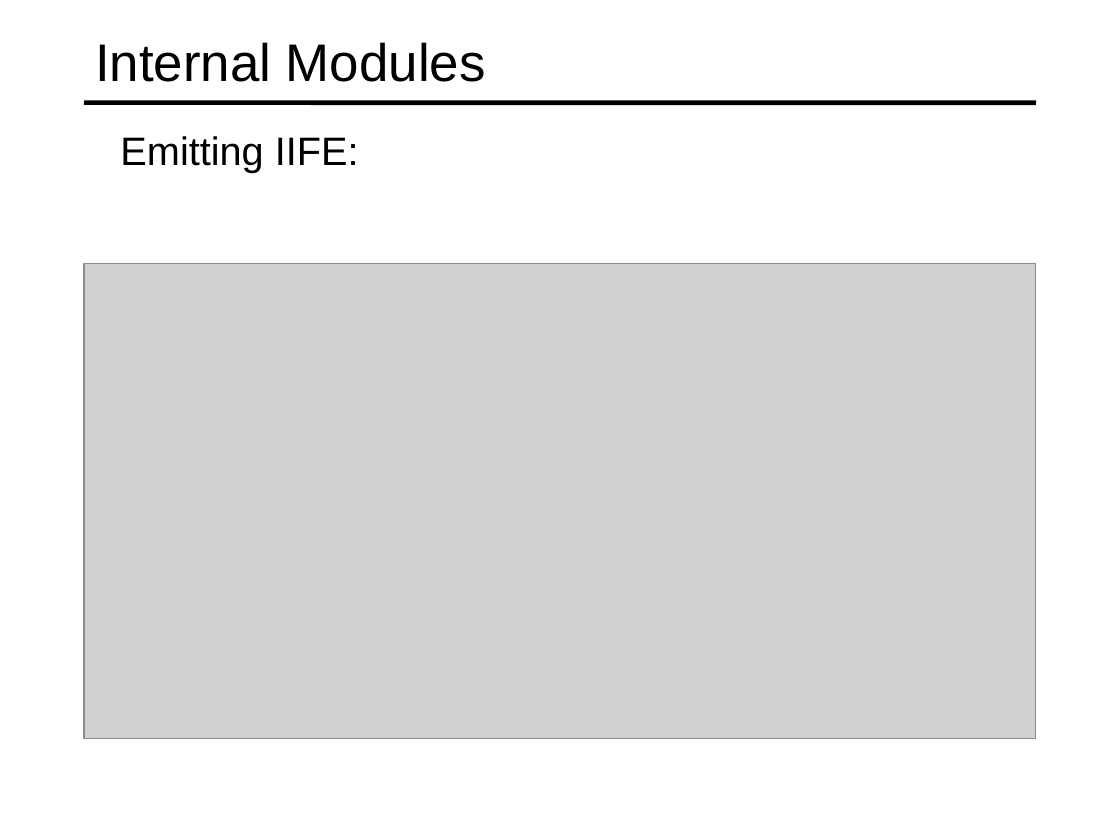
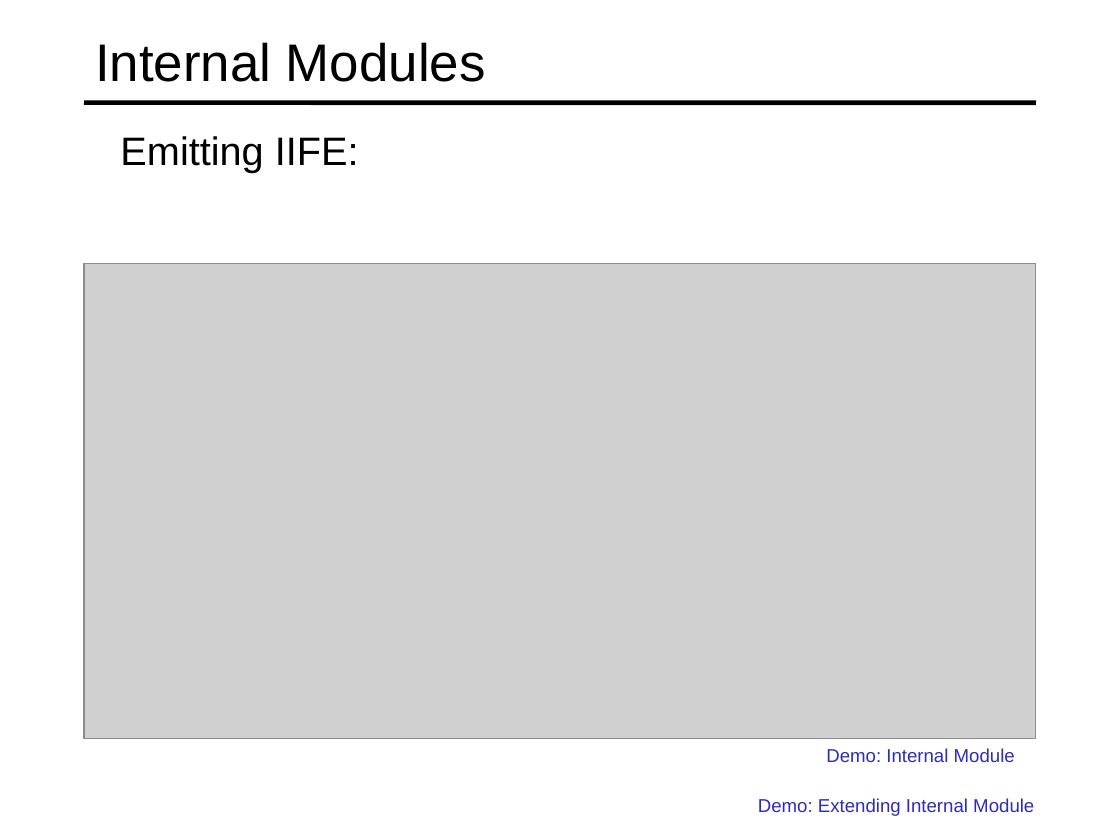
Before and after one commit to specter01wj/Jago_Link_Training, a slide deck: slide 10 of Angular/Angular7/TypeScript Fundamentals/4.Modules/L4_Modules.ppt. Drawn at 1120x840 pixels with LibreOffice and Linux fonts; fonts in the diff are those of the drawing; grey boxes stand for pictures. Boxes give left, top, right and bottom in pixels: in the first picture for what was removed or moved away, otherwise in the second. Text is boxed around its words. In the diff, an @@ line names an element or a change of style, - is before the commit and + after.

Commit message:
09/05/2019 v1

```diff
--- a/Angular/Angular7/TypeScript Fundamentals/4.Modules/L4_Modules.ppt
+++ b/Angular/Angular7/TypeScript Fundamentals/4.Modules/L4_Modules.ppt
@@ text added at bbox=[826, 748, 1015, 762], 12 pt, text #2D2DB9 @@
+  Demo: Internal Module
@@ text added at bbox=[758, 798, 1034, 816], 12 pt, text #2D2DB9 @@
+  Demo: Extending Internal Module
```
